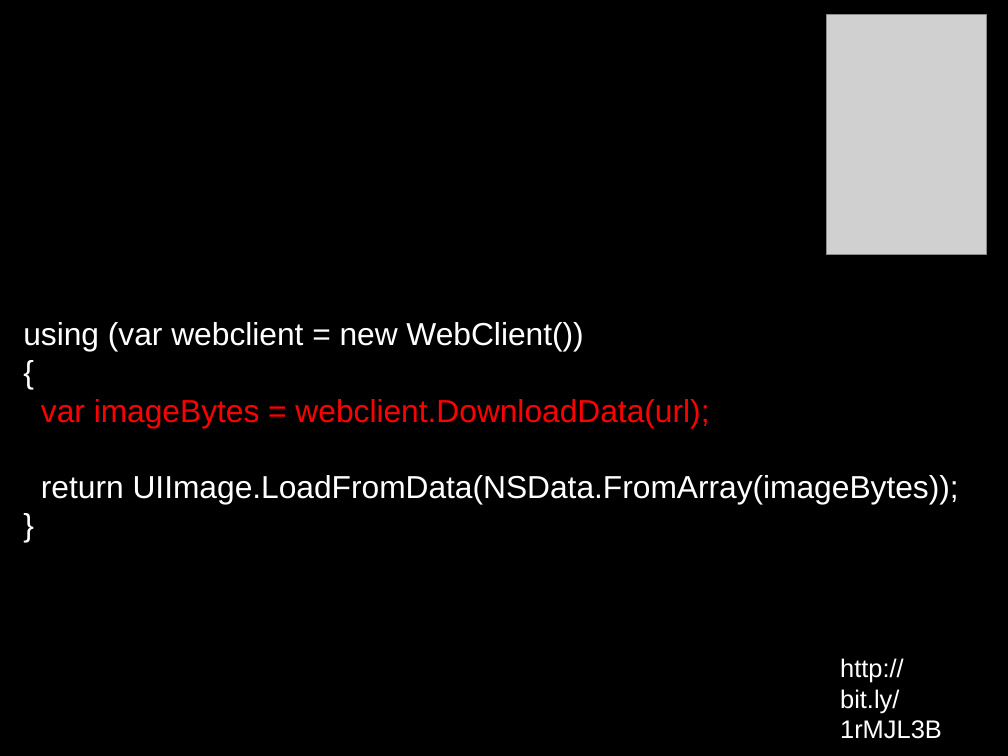
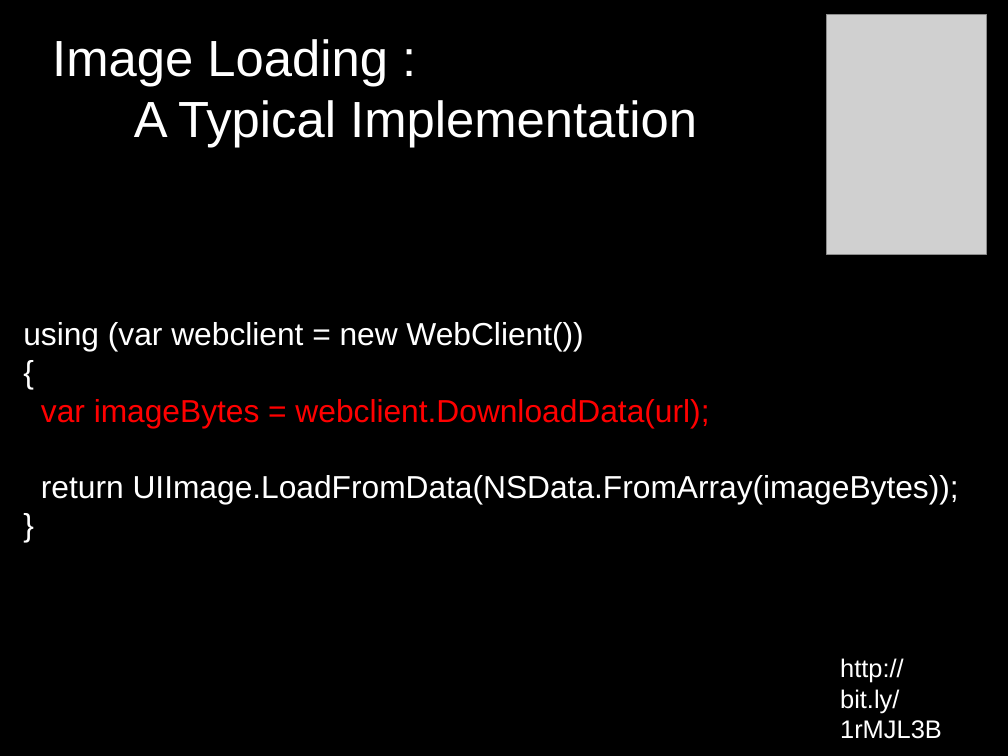
Before and after one commit to dodikk/xamarin-intro-slides, a slide deck: slide 30 of XamarinIntro.odp (slide 23 before the commit). Drawn at 1008x756 pixels with LibreOffice and Linux fonts; fonts in the diff are those of the drawing; grey boxes stand for pictures. Boxes give left, top, right and bottom in pixels: in the first picture for what was removed or moved away, otherwise in the second. Text is boxed around its words. In the diff, an @@ line names an element or a change of style, - is before the commit and + after.

```diff
--- a/XamarinIntro.odp
+++ b/XamarinIntro.odp
@@ text added at (x1=52, y1=39, x2=697, y2=148), 40 pt, text #FFFFFF @@
+Image Loading :
+A Typical Implementation
```
Also in this commit, not shown: 10 slides added, 1 slide removed, 5 other files.
